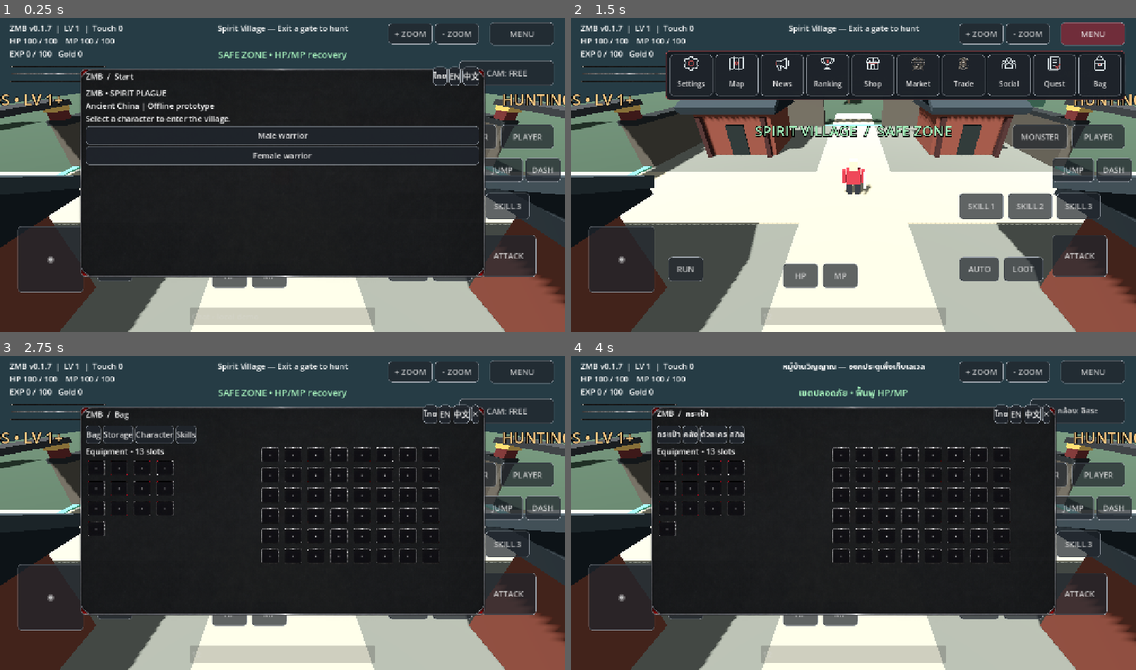
Above: before the commit, frames 1-4 (two rows, left to right).
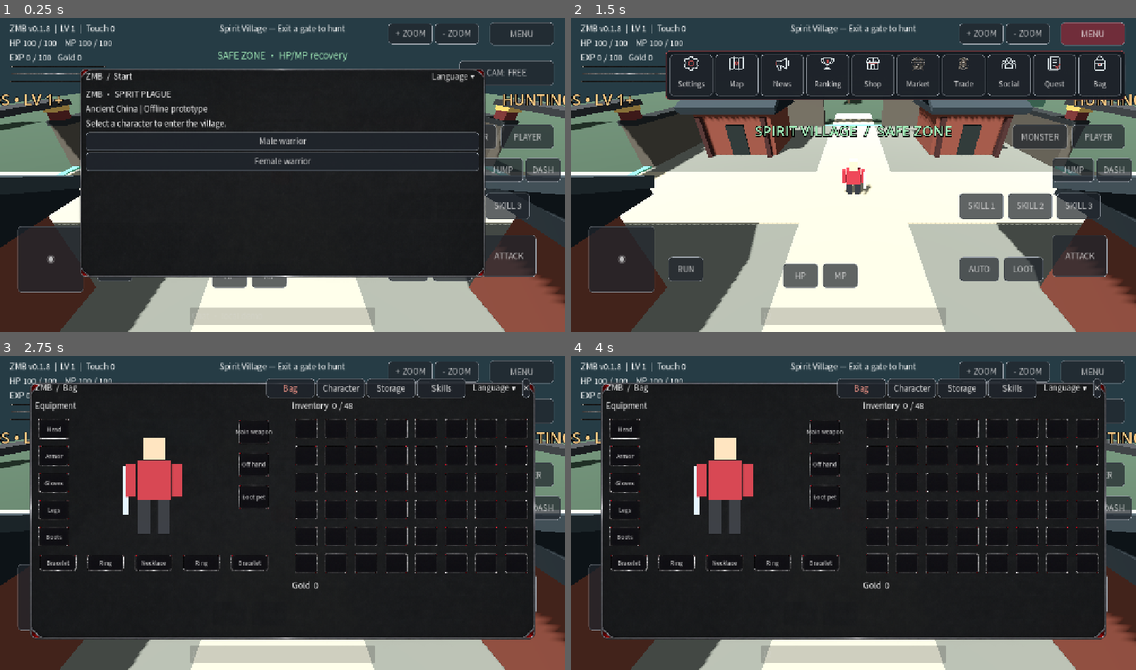
Above: after the commit, the same moments.

Repository: redfullmoon209-debug/ZMB
Game: Godot game, scene res://main.tscn
Same seed, same stepped clock (60 frames per second), same inputs: the game is played once before the commit and once after it.
Inputs (mouse positions are in pixels of both pictures, inside the frame that each line leads up to):
- Up to frame 1 (0.25 s): no input
- Up to frame 2 (1.5 s): click (853, 316) at 0.52 s; type "12" at 0.6 s; click "MENU" at 1.25 s
- Up to frame 3 (2.75 s): click "Bag" at 2 s
- Up to frame 4 (4 s): click (1000, 415) at 2.75 s, where only the run before the commit has a clickable "ไทย"; click (859, 387) at 3.5 s, where only the run after the commit has a clickable "Bag"

The runs differ from the first frame. In frame 1, 5.9% of the frame differs, in the area x 1-98%, y 2-84%; in frame 2, 2.1%; in frame 3, 28%, in the area x 1-98%, y 2-91%; in frame 4, 28%.

Commit message:
ZMB v0.1.8: 50/50 inventory and language dropdown

Diff:
--- a/hud.gd
+++ b/hud.gd
@@ -29,13 +29,17 @@
 var swallow_scroll_release := false
 var menu_items: Dictionary = {}
 const UHD = "res://assets/uhd/"
+const INVENTORY_PAGES = ["Bag","Character","Storage","Skills"]
 var meter_fills: Array[TextureProgressBar] = []
 const MENU_PAGES = ["Bag","Quest","Social","Trade","Market","Shop","Ranking","News","Map","Settings"]
 var config := ConfigFile.new()
-var names := {"Bag":["กระเป๋า","Bag","背包"],"Storage":["คลัง","Storage","仓库"],"Character":["ตัวละคร","Character","角色"],"Skills":["สกิล","Skills","技能"],"Mark …(293 unchanged characters)…
+var names := {"Bag":["กระเป๋า","Bag","背包"],"Storage":["คลัง","Storage","仓库"],"Character":["ข้อมูลตัวละคร","Character","角色信息"],"Skills":["สกิล","Skills","技能"],"Mark …(293 unchanged characters)…
 
 func trn(s: String) -> String:
 	return names[s][lang] if names.has(s) else s
+
+func localized(th: String, en: String, zh: String) -> String:
+	return [th,en,zh][lang]
 
 func _ready():
 	config.load("user://zmb.cfg")
@@ -60,6 +64,9 @@
 	popup.border_color=Color("a64a4e")
 	theme.set_stylebox("panel","PanelContainer",popup)
 	theme.default_font_size=18
+	var ui_font := preload("res://assets/fonts/NotoSansThai-Regular.ttf")
+	ui_font.fallbacks = [preload("res://assets/fonts/ZMB-Chinese.otf"),ThemeDB.fallback_font]
+	theme.default_font=ui_font
 	root.theme=theme
 	stats=label("",Vector2(22,18),Vector2(320,100))
 	# Decorative meters do not participate in touch routing.
@@ -287,7 +294,7 @@
 		meter_fills[0].value=game.hp
 		meter_fills[1].value=game.mp
 		meter_fills[2].value=game.xp
-	stats.text="ZMB v0.1.7  |  LV %d  |  Touch %d\nHP %d / 100    MP %d / 100\nEXP %d / 100   Gold %d"%[game.level,captured_touches.size(),game.hp,game.mp,game.xp,game.coins]
+	stats.text="ZMB v0.1.8  |  LV %d  |  Touch %d\nHP %d / 100    MP %d / 100\nEXP %d / 100   Gold %d"%[game.level,captured_touches.size(),game.hp,game.mp,game.xp,game.coins]
 	camera_mode_button.text=(["กล้อง: ตามหลัง","CAM: FOLLOW","镜头：跟随"][lang] if game.camera_follow else ["กล้อง: อิสระ","CAM: FREE","镜头：自由"][lang])
 	var safe: bool = game.in_safe_zone()
 	zone_label.text=(["เขตปลอดภัย • ฟื้นฟู HP/MP","SAFE ZONE • HP/MP recovery","安全区 • 恢复生命与法力"][lang] if safe else ["เขตล่ามอนสเตอร์ • LV 1+","HUNTING ZONE • LV 1+","狩猎区 • LV 1+"][lang])
@@ -307,7 +314,7 @@
 		if is_instance_valid(close_button): controls["CLOSE"] = _web_rect(close_button)
 		var menu_rects := {}
 		for key in menu_items: menu_rects[key]=_web_rect(menu_items[key])
-		var d := {"version":"0.1.7","ready":true,"started":game.started,"s …(610 unchanged characters)…
+		var d := {"version":"0.1.8","ready":true,"started":game.started,"s …(610 unchanged characters)…
 		var payload := JSON.stringify(d)
 		if browser_window != null:
 			browser_window.zmbDiagnosticsJSON = payload
@@ -334,6 +341,142 @@
 	var l := Label.new()
 	l.text=t
 	parent.add_child(l)
+
+func language_menu(parent: Node, page: String):
+	var button := MenuButton.new()
+	button.text=localized("ภาษา","Language","语言")+" ▾"
+	button.custom_minimum_size=Vector2(120,44)
+	parent.add_child(button)
+	var popup := button.get_popup()
+	popup.theme=root.theme
+	for i in range(3):
+		popup.add_radio_check_item(["ไทย","English","简体中文"][i],i)
+		popup.set_item_checked(i,i==lang)
+	popup.id_pressed.connect(func(id):
+		lang=id
+		config.set_value("ui","lang",lang)
+		config.save("user://zmb.cfg")
+		open_page(page))
+
+func inventory_slot(parent: Node, caption: String, slot_size: Vector2, filled := false) -> Button:
+	var b := Button.new()
+	b.text=caption
+	b.tooltip_text=caption if not caption.is_empty() else localized("ว่าง","Empty","空")
+	b.custom_minimum_size=slot_size
+	b.size_flags_horizontal=Control.SIZE_EXPAND_FILL
+	b.add_theme_font_size_override("font_size",13)
+	var style := StyleBoxTexture.new()
+	style.texture=preload("res://assets/uhd/slot.png")
+	for side in [SIDE_LEFT,SIDE_TOP,SIDE_RIGHT,SIDE_BOTTOM]: style.set_content_margin(side,2)
+	b.add_theme_stylebox_override("normal",style)
+	var hover := style.duplicate() as StyleBoxTexture
+	hover.modulate_color=Color("ffb3b3")
+	b.add_theme_stylebox_override("hover",hover)
+	b.add_theme_stylebox_override("pressed",hover)
+	if filled: b.modulate=Color("ffe4b4")
+	parent.add_child(b)
+	return b
+
+func inventory_grid(parent: Node, count: int, columns: int, contents: Array=[]):
+	var g := GridContainer.new()
+	g.columns=columns
+	g.size_flags_horizontal=Control.SIZE_EXPAND_FILL
+	g.add_theme_constant_override("h_separation",5)
+	g.add_theme_constant_override("v_separation",5)
+	parent.add_child(g)
+	for i in range(count):
+		var filled := i<contents.size()
+		var b := inventory_slot(g,"◆" if filled else "",Vector2(56,56),filled)
+		if filled: b.tooltip_text=str(contents[i])
+	return g
+
+func character_preview(parent: Node):
+	var vc := SubViewportContainer.new()
+	vc.custom_minimum_size=Vector2(185,300)
+	vc.size_flags_horizontal=Control.SIZE_EXPAND_FILL
+	vc.size_flags_vertical=Control.SIZE_EXPAND_FILL
+	vc.mouse_filter=Control.MOUSE_FILTER_IGNORE
+	vc.stretch=true
+	parent.add_child(vc)
+	var vp := SubViewport.new()
+	vp.own_world_3d=true
+	vp.transparent_bg=true
+	vp.render_target_update_mode=SubViewport.UPDATE_ALWAYS
+	vc.add_child(vp)
+	var model: Node3D=game.player_visual.duplicate()
+	model.position=Vector3.ZERO
+	model.rotation=Vector3(0,PI,0)
+	vp.add_child(model)
+	var cam := Camera3D.new()
+	cam.projection=Camera3D.PROJECTION_ORTHOGONAL
+	cam.size=2.6
+	cam.position=Vector3(0,1.1,4)
+	vp.add_child(cam)
+	cam.look_at(Vector3(0,1.0,0))
+	cam.current=true
+	var light := DirectionalLight3D.new()
+	light.rotation_degrees=Vector3(-35,25,0)
+	light.light_energy=1.6
+	vp.add_child(light)
+	var env := WorldEnvironment.new()
+	env.environment=Environment.new()
+	env.environment.ambient_light_source=Environment.AMBIENT_SOURCE_COLOR
+	env.environment.ambient_light_color=Color.WHITE
+	env.environment.ambient_light_energy=0.65
+	vp.add_child(env)
+
+func equipment_preview(parent: Node):
+	var row := HBoxContainer.new()
+	row.add_theme_constant_override("separation",8)
+	parent.add_child(row)
+	var left := VBoxContainer.new()
+	row.add_child(left)
+	for title in [localized("ศีรษะ","Head","头部"),localized("เสื้อ","Armor","护甲"),localized("ถุงมือ","Gloves","手套"),localized("กางเกง","Legs","裤子"),localized("รองเท้า","Boots","鞋子")]:
+		inventory_slot(left,title,Vector2(86,57))
+	character_preview(row)
+	var right := VBoxContainer.new()
+	row.add_child(right)
+	for title in [localized("อาวุธหลัก","Main weapon","主武器"),localized("อาวุธรอง","Off hand","副武器"),localized("สัตว์เก็บของ","Loot pet","拾取宠物")]:
+		inventory_slot(right,title,Vector2(86,70))
+	var accessories := HBoxContainer.new()
+	parent.add_child(accessories)
+	for title in [localized("กำไล","Bracelet","手镯"),localized("แหวน","Ring","戒指"),localized("สร้อย","Necklace","项链"),localized("แหวน","Ring","戒指"),localized("กำไล","Bracelet","手镯")]:
+		inventory_slot(accessories,title,Vector2(60,45))
+
+func build_inventory_page(content: Node, page: String):
+	var row := HBoxContainer.new()
+	row.add_theme_constant_override("separation",20)
+	content.add_child(row)
+	var left := VBoxContainer.new()
+	var right := VBoxContainer.new()
+	for column in [left,right]:
+		column.custom_minimum_size.x=530
+		column.size_flags_horizontal=Control.SIZE_EXPAND_FILL
+		column.add_theme_constant_override("separation",8)
+	row.add_child(left)
+	row.add_child(VSeparator.new())
+	row.add_child(right)
+	match page:
+		"Bag":
+			add_text(left,localized("อุปกรณ์สวมใส่","Equipment","装备"))
+			equipment_preview(left)
+			add_text(right,localized("กระเป๋า","Inventory","背包")+"  %d / 48"%game.items.size())
+			inventory_grid(right,48,8,game.items)
+			add_text(right,localized("เงิน","Gold","金币")+"  %d"%game.coins)
+		"Storage":
+			add_text(left,localized("คลัง (ตัวอย่าง)","Storage (preview)","仓库（预览）"))
+			inventory_grid(left,48,8)
+			add_text(right,localized("กระเป๋า","Inventory","背包"))
+			inventory_grid(right,48,8,game.items)
+		"Character":
+			character_preview(left)
+			add_text(right,localized("ข้อมูลตัวละคร","Character information","角色信息"))
+			add_text(right,localized("เลเวล","Level","等级")+" %d\nHP %d / MP %d\nEXP %d / 100\n"%[game.level,game.hp,game.mp,game.xp]+localized("เงิน","Gold","金币")+" %d"%game.coins)
+		"Skills":
+			character_preview(left)
+			add_text(right,localized("สกิลอาวุธ","Weapon skills","武器技能"))
+			for i in range(3): add_button(right,[localized("ดาบ / ระยะใกล้","Sword / melee","剑 / 近战"),localized("ทวน / ระยะกลาง","Spear / mid","枪 / 中距离"),localized("ปืน / ระยะไกล","Gun / ranged","火枪 / 远程")][i],func():game.weapon=i)
+			inventory_grid(right,15,5,["Strike","Spirit thrust","Sweep"])
 
 func grid(parent:Node,count:int,columns:int,contents:Array=[]):
 	var g := GridContainer.new()
@@ -400,6 +543,9 @@
 		return
 	panel.position=Vector2(175,100)
 	panel.size=Vector2(930,520)
+	if page in INVENTORY_PAGES:
+		panel.position=Vector2(60,40)
+		panel.size=Vector2(1160,640)
 	panel.z_index=10
 	var popup_style := StyleBoxTexture.new()
 	popup_style.texture=preload("res://assets/uhd/popup.png")
@@ -417,8 +563,12 @@
 	title.text="ZMB  /  "+trn(page)
 	title.size_flags_horizontal=Control.SIZE_EXPAND_FILL
 	header.add_child(title)
-	for i in range(3):
-		add_button(header,["ไทย","EN","中文"][i],func(): lang=i; config.set_value("ui","lang",lang); config.save("user://zmb.cfg"); open_page(page))
+	if page in INVENTORY_PAGES:
+		for key in INVENTORY_PAGES:
+			var tab: Button=add_button(header,trn(key),func():open_page(key))
+			tab.custom_minimum_size=Vector2(110,44)
+			if key==page: tab.add_theme_color_override("font_color",Color("ff9c8e"))
+	language_menu(header,page)
 	if page not in ["Start","Revive"]: close_button=add_button(header,"✕",close_page)
 	var scroll := ScrollContainer.new()
 	modal_scroll=scroll
@@ -434,32 +584,7 @@
 			start_button=add_button(content,"Male warrior",func():game.begin(true);close_page())
 			add_button(content,"Female warrior",func():game.begin(false);close_page())
 		"Bag","Storage","Character","Skills":
-			var tabs := HBoxContainer.new()
-			content.add_child(tabs)
-			for k in ["Bag","Storage","Character","Skills"]: add_button(tabs,trn(k),func():open_page(k))
-			var row := HBoxContainer.new()
-			content.add_child(row)
-			var left := VBoxContainer.new()
-			row.add_child(left)
-			left.custom_minimum_size.x=390
-			var right := VBoxContainer.new()
-			row.add_child(right)
-			match page:
-				"Bag":
-					add_text(left,"Equipment • 13 slots")
-					grid(left,13,4)
-					grid(right,48,8,game.items)
-				"Storage":
-					add_text(left,"Storage preview")
-					grid(left,48,8)
-					grid(right,48,8,game.items)
-				"Character":
-					add_text(left,"Warrior • model placeholder")
-					add_text(right,"Level %d\nHP %d / MP %d\nGold %d"%[game.level,game.hp,game.mp,game.coins])
-				"Skills":
-					add_text(left,"Weapon selection • local combat")
-					for i in range(3): add_button(left,["Sword / melee","Spear / mid","Gun / ranged"][i],func(): game.weapon=i)
-					grid(right,15,5,["Strike","Spirit thrust","Sweep"])
+			build_inventory_page(content,page)
 		"Settings":
 			add_text(content,"HUD Editor • position / size / opacity")
 			for b in buttons:
--- /dev/null
+++ b/inventory_test.gd
@@ -0,0 +1,33 @@
+extends SceneTree
+
+func _initialize(): call_deferred("run")
+
+func run():
+	var world := (load("res://main.tscn") as PackedScene).instantiate()
+	root.add_child(world)
+	await process_frame
+	world.begin(true)
+	var hud = world.ui
+	var original_lang: int=hud.lang
+	for language in range(3):
+		hud.lang=language
+		for page in hud.INVENTORY_PAGES:
+			hud.open_page(page)
+			await process_frame
+			await process_frame
+			var rect: Rect2=hud.panel.get_global_rect()
+			assert(rect.end.x<=1280 and rect.end.y<=720)
+			var header: HBoxContainer=hud.body.get_child(0)
+			var lang_button: MenuButton=header.get_child(5)
+			assert(lang_button.get_popup().item_count==3)
+			var row: HBoxContainer=hud.modal_scroll.get_child(0).get_child(0)
+			assert(absf(row.get_child(0).size.x-row.get_child(2).size.x)<2)
+			if page=="Bag":
+				assert(row.get_child(2).get_child(1).get_child_count()==48)
+				assert(row.get_child(0).get_child(1).get_child(1) is SubViewportContainer)
+				assert(row.get_child(0).get_child(2).get_child_count()==5)
+				assert(hud.modal_scroll.get_h_scroll_bar().max_value<=hud.modal_scroll.get_h_scroll_bar().page+1)
+				assert(hud.modal_scroll.get_v_scroll_bar().max_value<=hud.modal_scroll.get_v_scroll_bar().page+1)
+	hud.lang=original_lang
+	print("PASS: 50/50 inventory layout, 48 slots, 3D preview and 3-language menu in every inventory tab")
+	quit()
Not shown, added: assets/fonts/LICENSE-NotoCJK.txt
Not shown, added: assets/fonts/LICENSE-NotoThai.txt
Binary file added: assets/fonts/NotoSansThai-Regular.ttf
Binary file added: assets/fonts/ZMB-Chinese.otf
Not shown, changed: STATUS.md
